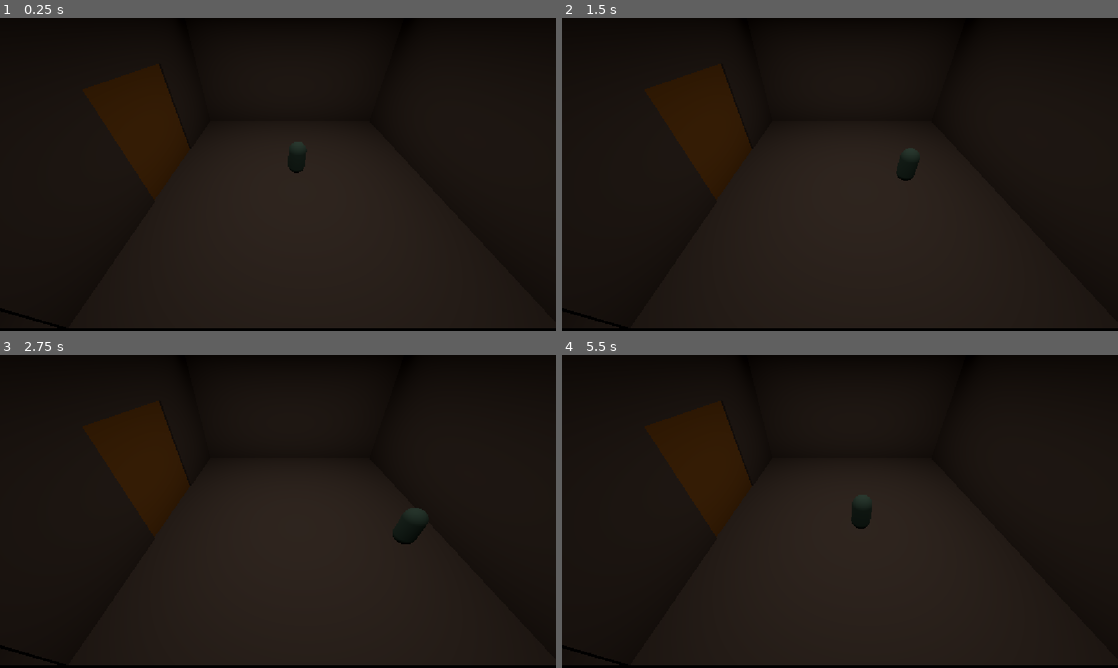
Above: before the commit, frames 1-4 (two rows, left to right).
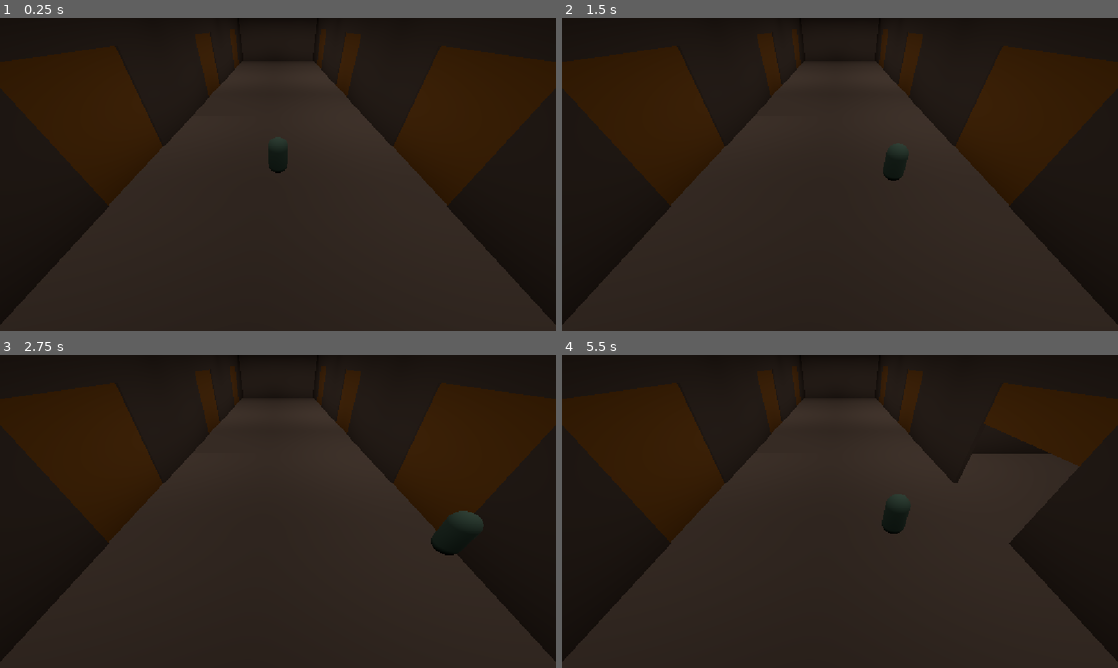
Above: after the commit, the same moments.

Repository: wahaj-47/project-century-city
Game: Godot game, scene res://main.tscn
The game is run twice, just before and just after one commit, with the same random seed, the same clock (stepped at 60 frames per second) and the same inputs.
Inputs:
- Up to frame 1 (0.25 s): no input
- Up to frame 2 (1.5 s): tap Enter at 0.5 s; hold D (move_right) 0.53-1.28 s; hold E (interact) 0.53-1.28 s; tap Space (jump) at 0.77 s; tap Ctrl (crouch, bound only after the commit) at 0.8, 1.35 s; hold S (move_backward) from 1.28 s (still down)
- Up to frame 3 (2.75 s): tap Space (jump) at 1.52 s; tap Shift (sprint, bound only after the commit) at 1.55 s; release S (move_backward) at 2.03 s; hold D (move_right) from 2.03 s (still down); hold Shift (sprint, bound only after the commit) from 2.03 s (still down); tap E (interact) at 2.3 s
- Up to frame 4 (5.5 s): release D (move_right) at 2.78 s; release Shift (sprint, bound only after the commit) at 2.78 s; hold W (move_forward) 2.78-3.53 s; tap E (interact) at 2.85, 4.55 s; tap Space (jump) at 3.02, 3.77, 4.52 s; tap Ctrl (crouch, bound only after the commit) at 3.05, 5.3 s; hold Ctrl (crouch, bound only after the commit) 3.53-4.28 s; hold A (move_left) 3.53-5.03 s; tap Shift (sprint, bound only after the commit) at 3.8, 4.35 s; hold S (move_backward) from 5.03 s (still down); hold E (interact) from 5.03 s (still down)

The runs differ from the first frame. In frame 1, 22% of the frame differs, in the area x 0-100%, y 3-100%; in frame 2, 22%; in frame 3, 22%; in frame 4, 22%.

Commit message:
movement speeds and more rooms

Diff:
--- a/door.gd
+++ b/door.gd
@@ -1,15 +1,22 @@
 extends StaticBody3D
 var isDoorOpen = false
+var doorIsMoving = false
 var movementAmount = 15
 
+func flipDoor():
+	doorIsMoving = not doorIsMoving
+
 func interact():
+	if doorIsMoving:
+		return
+	flipDoor()
 	var curPos = global_position
-	print("curPos = ", curPos.y)
+
 	var tween = create_tween()
 	if not isDoorOpen:
-		tween.tween_property(self, "position", Vector3(curPos.x, curPos.y+movementAmount, curPos.z), 1.0)
+		tween.tween_property(self, "global_position", Vector3(curPos.x, curPos.y+movementAmount, curPos.z), 1.0)
 	else:
-		tween.tween_property(self, "position", Vector3(curPos.x, curPos.y-movementAmount, curPos.z), 1.0)
+		tween.tween_property(self, "global_position", Vector3(curPos.x, curPos.y-movementAmount, curPos.z), 1.0)
 
+	tween.tween_callback(flipDoor)
 	isDoorOpen = not isDoorOpen
-	print(isDoorOpen)
--- a/door.tscn
+++ b/door.tscn
@@ -7,7 +7,7 @@
 albedo_color = Color(0.9412253, 0.69073534, 0.2725564, 1)
 
 [sub_resource type="BoxShape3D" id="BoxShape3D_dhrd0"]
-size = Vector3(0.2, 22.5, 1)
+size = Vector3(0.2, 22.5, 20)
 
 [node name="Door" type="StaticBody3D" unique_id=859078470]
 
--- a/main.tscn
+++ b/main.tscn
@@ -6,17 +6,25 @@
 [ext_resource type="PackedScene" uid="uid://bmsruei8wasj7" path="res://wall.tscn" id="2_0xm2m"]
 [ext_resource type="Script" uid="uid://0s2t2awy516s" path="res://door.gd" id="2_7mycd"]
 [ext_resource type="PackedScene" uid="uid://hlrm1xdsrb4g" path="res://doorway_wall.tscn" id="3_1bvp3"]
+[ext_resource type="Script" uid="uid://bxuon4lss1b2a" path="res://switchCam.gd" id="7_272bh"]
+
+[sub_resource type="BoxShape3D" id="BoxShape3D_2uyj2"]
+size = Vector3(208.9737, 49.529602, 1)
+
+[sub_resource type="BoxShape3D" id="BoxShape3D_dhrd0"]
+size = Vector3(1.098999, 11.961914, 20.308563)
 
 [node name="Main" type="Node" unique_id=1474689114]
 
-[node name="Door" parent="." unique_id=859078470 instance=ExtResource("1_lquwl")]
-transform = Transform3D(1, 0, 0, 0, 1, 0, 0, 0, 1, -30, 11.75394, 0)
-script = ExtResource("2_7mycd")
-
-[node name="Player" parent="." unique_id=429383614 instance=ExtResource("1_ig7tw")]
+[node name="Player" parent="." unique_id=429383614 groups=["Player"] instance=ExtResource("1_ig7tw")]
 transform = Transform3D(1, 0, 0, 0, 1, 0, 0, 0, 1, 0, 3.9384542, 0)
-
-[node name="AreaLight3D" type="AreaLight3D" parent="." unique_id=531318694]
+WALK = null
+SPRINT = null
+CROUCH = null
+
+[node name="Hallway1" type="Marker3D" parent="." unique_id=402940051]
+
+[node name="AreaLight3D" type="AreaLight3D" parent="Hallway1" unique_id=531318694]
 transform = Transform3D(1, 0, 0, 0, -4.371139e-08, 1, 0, -1, -4.371139e-08, 0, 32.448242, 4.958065)
 light_color = Color(0.76909083, 0.6363484, 0.55337226, 1)
 light_energy = 16.0
@@ -27,39 +35,368 @@
 area_range = 45.285
 area_size = Vector2(60, 60)
 
-[node name="Hallway" type="Marker3D" parent="." unique_id=402940051]
-
-[node name="rightWall" parent="Hallway" unique_id=1324519208 instance=ExtResource("2_0xm2m")]
+[node name="doorwayWall" parent="Hallway1" unique_id=713159128 instance=ExtResource("3_1bvp3")]
+transform = Transform3D(1, 0, 0, 0, 1, 0, 0, 0, 1, -30, 0, 0)
+
+[node name="doorwayWall2" parent="Hallway1" unique_id=1072212661 instance=ExtResource("3_1bvp3")]
+transform = Transform3D(1, 0, 0, 0, 1, 0, 0, 0, 1, 30, 0, 0)
+
+[node name="CameraPivot1" type="Marker3D" parent="Hallway1" unique_id=548587282]
+transform = Transform3D(1, 0, 0, 0, 0.7660444, 0.6427875, 0, -0.6427875, 0.7660444, 0, 0, 0)
+
+[node name="HallCam" type="Camera3D" parent="Hallway1/CameraPivot1" unique_id=413397705]
+transform = Transform3D(1, 0, 0, 0, 1.0000001, 5.9604645e-08, 0, -5.9604645e-08, 1.0000001, 0, 0, 40)
+fov = 81.7
+
+[node name="hallwayFloor" parent="Hallway1" unique_id=1332907276 instance=ExtResource("1_h2yge")]
+
+[node name="CollisionShape3D2" type="CollisionShape3D" parent="Hallway1/hallwayFloor" unique_id=1062624129]
+transform = Transform3D(1, 0, 0, 0, 1, 0, 0, 0, 1, 6.0689316, 15, 30)
+shape = SubResource("BoxShape3D_2uyj2")
+
+[node name="EntryPointLeft" type="Area3D" parent="Hallway1" unique_id=1767360750 node_paths=PackedStringArray("target_camera")]
+transform = Transform3D(1, 0, 0, 0, 1, 0, 0, 0, 1, -28.86981, 3.0982847, 0)
+script = ExtResource("7_272bh")
+target_camera = NodePath("../CameraPivot1/HallCam")
+
+[node name="CollisionShape3D" type="CollisionShape3D" parent="Hallway1/EntryPointLeft" unique_id=107789593]
+transform = Transform3D(1, 0, 0, 0, 1, 0, 0, 0, 1, 0.3569908, 1.3725586, -0.8847809)
+shape = SubResource("BoxShape3D_dhrd0")
+
+[node name="EntryPointRight" type="Area3D" parent="Hallway1" unique_id=1077648655 node_paths=PackedStringArray("target_camera")]
+transform = Transform3D(1, 0, 0, 0, 1, 0, 0, 0, 1, 28.8, 3.098, 0)
+script = ExtResource("7_272bh")
+target_camera = NodePath("../CameraPivot1/HallCam")
+
+[node name="CollisionShape3D" type="CollisionShape3D" parent="Hallway1/EntryPointRight" unique_id=1556245369]
+transform = Transform3D(1, 0, 0, 0, 1, 0, 0, 0, 1, 0.3569908, 1.3725586, -0.8847809)
+shape = SubResource("BoxShape3D_dhrd0")
+
+[node name="Hallway2" type="Marker3D" parent="." unique_id=1741412173]
+transform = Transform3D(1, 0, 0, 0, 1, 0, 0, 0, 1, 0, 0, -60)
+
+[node name="AreaLight3D" type="AreaLight3D" parent="Hallway2" unique_id=381843148]
+transform = Transform3D(1, 0, 0, 0, -4.371139e-08, 1, 0, -1, -4.371139e-08, 0, 32.448242, 4.958065)
+light_color = Color(0.76909083, 0.6363484, 0.55337226, 1)
+light_energy = 16.0
+light_indirect_energy = 16.0
+light_volumetric_fog_energy = 0.0
+light_size = 1.0
+shadow_enabled = true
+area_range = 45.285
+area_size = Vector2(60, 60)
+
+[node name="doorwayWall" parent="Hallway2" unique_id=1302696028 instance=ExtResource("3_1bvp3")]
+transform = Transform3D(1, 0, 0, 0, 1, 0, 0, 0, 1, -30, 0, 0)
+
+[node name="doorwayWall2" parent="Hallway2" unique_id=1071186846 instance=ExtResource("3_1bvp3")]
+transform = Transform3D(1, 0, 0, 0, 1, 0, 0, 0, 1, 30, 0, 0)
+
+[node name="hallwayFloor" parent="Hallway2" unique_id=279376061 instance=ExtResource("1_h2yge")]
+
+[node name="EntryPointLeft" type="Area3D" parent="Hallway2" unique_id=577463582 node_paths=PackedStringArray("target_camera")]
+transform = Transform3D(1, 0, 0, 0, 1, 0, 0, 0, 1, -28.86981, 3.0982847, 0)
+script = ExtResource("7_272bh")
+target_camera = NodePath("../../Hallway1/CameraPivot1/HallCam")
+
+[node name="CollisionShape3D" type="CollisionShape3D" parent="Hallway2/EntryPointLeft" unique_id=1190308162]
+transform = Transform3D(1, 0, 0, 0, 1, 0, 0, 0, 1, 0.3569908, 1.3725586, -0.8847809)
+shape = SubResource("BoxShape3D_dhrd0")
+
+[node name="EntryPointRight" type="Area3D" parent="Hallway2" unique_id=189903081 node_paths=PackedStringArray("target_camera")]
+transform = Transform3D(1, 0, 0, 0, 1, 0, 0, 0, 1, 28.87, 3.098, 0)
+script = ExtResource("7_272bh")
+target_camera = NodePath("../../Hallway1/CameraPivot1/HallCam")
+
+[node name="CollisionShape3D" type="CollisionShape3D" parent="Hallway2/EntryPointRight" unique_id=52476772]
+transform = Transform3D(1, 0, 0, 0, 1, 0, 0, 0, 1, 0.3569908, 1.3725586, -0.8847809)
+shape = SubResource("BoxShape3D_dhrd0")
+
+[node name="Hallway3" type="Marker3D" parent="." unique_id=1979252539]
+transform = Transform3D(1, 0, 0, 0, 1, 0, 0, 0, 1, 0, 0, -120)
+
+[node name="AreaLight3D" type="AreaLight3D" parent="Hallway3" unique_id=754570885]
+transform = Transform3D(1, 0, 0, 0, -4.371139e-08, 1, 0, -1, -4.371139e-08, 0, 32.448242, 4.958065)
+light_color = Color(0.76909083, 0.6363484, 0.55337226, 1)
+light_energy = 16.0
+light_indirect_energy = 16.0
+light_volumetric_fog_energy = 0.0
+light_size = 1.0
+shadow_enabled = true
+area_range = 45.285
+area_size = Vector2(60, 60)
+
+[node name="doorwayWall" parent="Hallway3" unique_id=544209556 instance=ExtResource("3_1bvp3")]
+transform = Transform3D(1, 0, 0, 0, 1, 0, 0, 0, 1, -30, 0, 0)
+
+[node name="doorwayWall2" parent="Hallway3" unique_id=1279361463 instance=ExtResource("3_1bvp3")]
+transform = Transform3D(1, 0, 0, 0, 1, 0, 0, 0, 1, 30, 0, 0)
+
+[node name="frontWall" parent="Hallway3" unique_id=320806960 instance=ExtResource("2_0xm2m")]
+transform = Transform3D(1, 0, 0, 0, 1, 0, 0, 0, 1, 0, 15, -30)
+
+[node name="hallwayFloor" parent="Hallway3" unique_id=1586586807 instance=ExtResource("1_h2yge")]
+
+[node name="EntryPointLeft" type="Area3D" parent="Hallway3" unique_id=1042418875 node_paths=PackedStringArray("target_camera")]
+transform = Transform3D(1, 0, 0, 0, 1, 0, 0, 0, 1, -28.86981, 3.0982847, 0)
+script = ExtResource("7_272bh")
+target_camera = NodePath("../../Hallway1/CameraPivot1/HallCam")
+
+[node name="CollisionShape3D" type="CollisionShape3D" parent="Hallway3/EntryPointLeft" unique_id=1789579317]
+transform = Transform3D(1, 0, 0, 0, 1, 0, 0, 0, 1, 0.3569908, 1.3725586, -0.8847809)
+shape = SubResource("BoxShape3D_dhrd0")
+
+[node name="EntryPointRight" type="Area3D" parent="Hallway3" unique_id=544374336 node_paths=PackedStringArray("target_camera")]
+transform = Transform3D(1, 0, 0, 0, 1, 0, 0, 0, 1, 28.87, 3.098, 0)
+script = ExtResource("7_272bh")
+target_camera = NodePath("../../Hallway1/CameraPivot1/HallCam")
+
+[node name="CollisionShape3D" type="CollisionShape3D" parent="Hallway3/EntryPointRight" unique_id=1517227319]
+transform = Transform3D(1, 0, 0, 0, 1, 0, 0, 0, 1, 0.3569908, 1.3725586, -0.8847809)
+shape = SubResource("BoxShape3D_dhrd0")
+
+[node name="Room1" type="Marker3D" parent="." unique_id=966621817]
+transform = Transform3D(1, 0, 0, 0, 1, 0, 0, 0, 1, -60, 0, 0)
+
+[node name="AreaLight3D2" type="AreaLight3D" parent="Room1" unique_id=1840177387]
+transform = Transform3D(1, 0, 0, 0, -4.371139e-08, 1, 0, -1, -4.371139e-08, -2.374054, 32.448242, 4.958065)
+light_color = Color(0.76909083, 0.6363484, 0.55337226, 1)
+light_energy = 16.0
+light_indirect_energy = 16.0
+light_volumetric_fog_energy = 0.0
+light_size = 1.0
+shadow_enabled = true
+area_range = 45.285
+area_size = Vector2(60, 60)
+
+[node name="EntryPoint2" type="Area3D" parent="Room1" unique_id=446433907 node_paths=PackedStringArray("target_camera")]
+transform = Transform3D(1, 0, 0, 0, 1, 0, 0, 0, 1, 26.583199, 3.0982847, 0)
+script = ExtResource("7_272bh")
+target_camera = NodePath("../CameraPivot/RoomCam")
+
+[node name="CollisionShape3D" type="CollisionShape3D" parent="Room1/EntryPoint2" unique_id=1562097055]
+transform = Transform3D(1, 0, 0, 0, 1, 0, 0, 0, 1, 0.594635, 1.3725586, -0.8847809)
+shape = SubResource("BoxShape3D_dhrd0")
+
+[node name="leftWall" parent="Room1" unique_id=1389754194 instance=ExtResource("2_0xm2m")]
+transform = Transform3D(-4.371139e-08, 0, 1, 0, 1, 0, -1, 0, -4.371139e-08, -30, 15, 0)
+
+[node name="frontWall" parent="Room1" unique_id=1239612546 instance=ExtResource("2_0xm2m")]
+transform = Transform3D(1, 0, 0, 0, 1, 0, 0, 0, 1, 0, 15, -30)
+
+[node name="CameraPivot" type="Marker3D" parent="Room1" unique_id=1199195094]
+transform = Transform3D(1, 0, 0, 0, 0.7660444, 0.6427875, 0, -0.6427875, 0.7660444, 0, 0, 0)
+
+[node name="RoomCam" type="Camera3D" parent="Room1/CameraPivot" unique_id=1395412225]
+transform = Transform3D(1, 0, 0, 0, 1.0000002, -5.9604645e-08, 0, 5.9604645e-08, 1.0000002, 0, 5, 40)
+
+[node name="hallwayFloor" parent="Room1" unique_id=311166820 instance=ExtResource("1_h2yge")]
+
+[node name="Door" parent="Room1" unique_id=859078470 instance=ExtResource("1_lquwl")]
+transform = Transform3D(1, 0, 0, 0, 1, 0, 0, 0, 1, 30, 11.75394, 0)
+script = ExtResource("2_7mycd")
+
+[node name="Room2" type="Marker3D" parent="." unique_id=1530858509]
+transform = Transform3D(1, 0, 0, 0, 1, 0, 0, 0, 1, -60, 0, -60)
+
+[node name="AreaLight3D2" type="AreaLight3D" parent="Room2" unique_id=2133834609]
+transform = Transform3D(1, 0, 0, 0, -4.371139e-08, 1, 0, -1, -4.371139e-08, -2.374054, 32.448242, 4.958065)
+light_color = Color(0.76909083, 0.6363484, 0.55337226, 1)
+light_energy = 16.0
+light_indirect_energy = 16.0
+light_volumetric_fog_energy = 0.0
+light_size = 1.0
+shadow_enabled = true
+area_range = 45.285
+area_size = Vector2(60, 60)
+
+[node name="EntryPoint2" type="Area3D" parent="Room2" unique_id=1643812204 node_paths=PackedStringArray("target_camera")]
+transform = Transform3D(1, 0, 0, 0, 1, 0, 0, 0, 1, 26.583199, 3.0982847, 0)
+script = ExtResource("7_272bh")
+target_camera = NodePath("../CameraPivot/RoomCam")
+
+[node name="CollisionShape3D" type="CollisionShape3D" parent="Room2/EntryPoint2" unique_id=31242187]
+transform = Transform3D(1, 0, 0, 0, 1, 0, 0, 0, 1, 0.594635, 1.3725586, -0.8847809)
+shape = SubResource("BoxShape3D_dhrd0")
+
+[node name="leftWall" parent="Room2" unique_id=887587610 instance=ExtResource("2_0xm2m")]
+transform = Transform3D(-4.371139e-08, 0, 1, 0, 1, 0, -1, 0, -4.371139e-08, -30, 15, 0)
+
+[node name="frontWall" parent="Room2" unique_id=1077812537 instance=ExtResource("2_0xm2m")]
+transform = Transform3D(1, 0, 0, 0, 1, 0, 0, 0, 1, 0, 15, -30)
+
+[node name="CameraPivot" type="Marker3D" parent="Room2" unique_id=2007678704]
+transform = Transform3D(1, 0, 0, 0, 0.7660444, 0.6427875, 0, -0.6427875, 0.7660444, 0, 0, 0)
+
+[node name="RoomCam" type="Camera3D" parent="Room2/CameraPivot" unique_id=1535236581]
+transform = Transform3D(1, 0, 0, 0, 1.0000002, -5.9604645e-08, 0, 5.9604645e-08, 1.0000002, 0, 5, 40)
+
+[node name="hallwayFloor" parent="Room2" unique_id=179177409 instance=ExtResource("1_h2yge")]
+
+[node name="Door" parent="Room2" unique_id=1559373064 instance=ExtResource("1_lquwl")]
+transform = Transform3D(1, 0, 0, 0, 1, 0, 0, 0, 1, 30, 11.75394, 0)
+script = ExtResource("2_7mycd")
+
+[node name="Room3" type="Marker3D" parent="." unique_id=1668458800]
+transform = Transform3D(1, 0, 0, 0, 1, 0, 0, 0, 1, -60, 0, -120)
+
+[node name="AreaLight3D2" type="AreaLight3D" parent="Room3" unique_id=590990937]
+transform = Transform3D(1, 0, 0, 0, -4.371139e-08, 1, 0, -1, -4.371139e-08, -2.374054, 32.448242, 4.958065)
+light_color = Color(0.76909083, 0.6363484, 0.55337226, 1)
+light_energy = 16.0
+light_indirect_energy = 16.0
+light_volumetric_fog_energy = 0.0
+light_size = 1.0
+shadow_enabled = true
+area_range = 45.285
+area_size = Vector2(60, 60)
+
+[node name="EntryPoint2" type="Area3D" parent="Room3" unique_id=712102615 node_paths=PackedStringArray("target_camera")]
+transform = Transform3D(1, 0, 0, 0, 1, 0, 0, 0, 1, 26.583199, 3.0982847, 0)
+script = ExtResource("7_272bh")
+target_camera = NodePath("../CameraPivot/RoomCam")
+
+[node name="CollisionShape3D" type="CollisionShape3D" parent="Room3/EntryPoint2" unique_id=1073626346]
+transform = Transform3D(1, 0, 0, 0, 1, 0, 0, 0, 1, 0.594635, 1.3725586, -0.8847809)
+shape = SubResource("BoxShape3D_dhrd0")
+
+[node name="leftWall" parent="Room3" unique_id=1196847603 instance=ExtResource("2_0xm2m")]
+transform = Transform3D(-4.371139e-08, 0, 1, 0, 1, 0, -1, 0, -4.371139e-08, -30, 15, 0)
+
+[node name="frontWall" parent="Room3" unique_id=35779716 instance=ExtResource("2_0xm2m")]
+transform = Transform3D(1, 0, 0, 0, 1, 0, 0, 0, 1, 0, 15, -30)
+
+[node name="CameraPivot" type="Marker3D" parent="Room3" unique_id=1905867821]
+transform = Transform3D(1, 0, 0, 0, 0.7660444, 0.6427875, 0, -0.6427875, 0.7660444, 0, 0, 0)
+
+[node name="RoomCam" type="Camera3D" parent="Room3/CameraPivot" unique_id=2112217497]
+transform = Transform3D(1, 0, 0, 0, 1.0000002, -5.9604645e-08, 0, 5.9604645e-08, 1.0000002, 0, 5, 40)
+
+[node name="hallwayFloor" parent="Room3" unique_id=93129604 instance=ExtResource("1_h2yge")]
+
+[node name="Door" parent="Room3" unique_id=1612169094 instance=ExtResource("1_lquwl")]
+transform = Transform3D(1, 0, 0, 0, 1, 0, 0, 0, 1, 30, 11.75394, 0)
+script = ExtResource("2_7mycd")
+
+[node name="Room4" type="Marker3D" parent="." unique_id=1914150127]
+transform = Transform3D(1, 0, 0, 0, 1, 0, 0, 0, 1, 60, 0, -120)
+
+[node name="AreaLight3D2" type="AreaLight3D" parent="Room4" unique_id=608009630]
+transform = Transform3D(1, 0, 0, 0, -4.371139e-08, 1, 0, -1, -4.371139e-08, -2.374054, 32.448242, 4.958065)
+light_color = Color(0.76909083, 0.6363484, 0.55337226, 1)
+light_energy = 16.0
+light_indirect_energy = 16.0
+light_volumetric_fog_energy = 0.0
+light_size = 1.0
+shadow_enabled = true
+area_range = 45.285
+area_size = Vector2(60, 60)
+
+[node name="EntryPoint2" type="Area3D" parent="Room4" unique_id=2034139739 node_paths=PackedStringArray("target_camera")]
+transform = Transform3D(1, 0, 0, 0, 1, 0, 0, 0, 1, -26.5, 3.098, 0)
+script = ExtResource("7_272bh")
+target_camera = NodePath("../CameraPivot/RoomCam")
+
+[node name="CollisionShape3D" type="CollisionShape3D" parent="Room4/EntryPoint2" unique_id=883284407]
+transform = Transform3D(1, 0, 0, 0, 1, 0, 0, 0, 1, 0.594635, 1.3725586, -0.8847809)
+shape = SubResource("BoxShape3D_dhrd0")
+
+[node name="leftWall" parent="Room4" unique_id=924173895 instance=ExtResource("2_0xm2m")]
 transform = Transform3D(-4.371139e-08, 0, 1, 0, 1, 0, -1, 0, -4.371139e-08, 30, 15, 0)
 
-[node name="doorwayWall" parent="Hallway" unique_id=713159128 instance=ExtResource("3_1bvp3")]
-transform = Transform3D(1, 0, 0, 0, 1, 0, 0, 0, 1, -30, 0, 0)
-
-[node name="frontWall" parent="Hallway" unique_id=372741030 instance=ExtResource("2_0xm2m")]
-transform = Transform3D(1, 0, 0, 0, 1, 0, 0, 0, 1, 0, 15, -30)
-
-[node name="CameraPivot" type="Marker3D" parent="Hallway" unique_id=548587282]
-transform = Transform3D(1, 0, 0, 0, 0.7660444, 0.6427875, 0, -0.6427875, 0.7660444, 0, 0, 0)
-
-[node name="Camera3D" type="Camera3D" parent="Hallway/CameraPivot" unique_id=413397705]
-transform = Transform3D(1, 0, 0, 0, 1.0000001, 5.9604645e-08, 0, -5.9604645e-08, 1.0000001, -4.4309506, -0.070013046, 45.30841)
-fov = 81.7
-
-[node name="hallwayFloor" parent="Hallway" unique_id=1332907276 instance=ExtResource("1_h2yge")]
-
-[node name="Hallway2" type="Marker3D" parent="." unique_id=966621817]
-transform = Transform3D(1, 0, 0, 0, 1, 0, 0, 0, 1, -60, 0, 0)
-
-[node name="leftWall" parent="Hallway2" unique_id=1389754194 instance=ExtResource("2_0xm2m")]
-transform = Transform3D(-4.371139e-08, 0, 1, 0, 1, 0, -1, 0, -4.371139e-08, -30, 15, 0)
-
-[node name="frontWall" parent="Hallway2" unique_id=1239612546 instance=ExtResource("2_0xm2m")]
-transform = Transform3D(1, 0, 0, 0, 1, 0, 0, 0, 1, 0, 15, -30)
-
-[node name="CameraPivot" type="Marker3D" parent="Hallway2" unique_id=1199195094]
-transform = Transform3D(1, 0, 0, 0, 0.7660444, 0.6427875, 0, -0.6427875, 0.7660444, 0, 0, 0)
-
-[node name="Camera3D" type="Camera3D" parent="Hallway2/CameraPivot" unique_id=1395412225]
-transform = Transform3D(1, 0, 0, 0, 1, 0, 0, 0, 1, 0, 0, 45)
-
-[node name="hallwayFloor" parent="Hallway2" unique_id=311166820 instance=ExtResource("1_h2yge")]
+[node name="frontWall" parent="Room4" unique_id=2065662891 instance=ExtResource("2_0xm2m")]
+transform = Transform3D(1, 0, 0, 0, 1, 0, 0, 0, 1, 0, 15, -30)
+
+[node name="CameraPivot" type="Marker3D" parent="Room4" unique_id=623866616]
+transform = Transform3D(1, 0, 0, 0, 0.7660444, 0.6427875, 0, -0.6427875, 0.7660444, 0, 0, 0)
+
+[node name="RoomCam" type="Camera3D" parent="Room4/CameraPivot" unique_id=1556544266]
+transform = Transform3D(1, 0, 0, 0, 1.0000002, -5.9604645e-08, 0, 5.9604645e-08, 1.0000002, 0, 5, 40)
+
+[node name="hallwayFloor" parent="Room4" unique_id=1833431489 instance=ExtResource("1_h2yge")]
+
+[node name="Door" parent="Room4" unique_id=47345616 instance=ExtResource("1_lquwl")]
+transform = Transform3D(1, 0, 0, 0, 1, 0, 0, 0, 1, -30, 11.754, 0)
+script = ExtResource("2_7mycd")
+
+[node name="Room5" type="Marker3D" parent="." unique_id=1962879234]
+transform = Transform3D(1, 0, 0, 0, 1, 0, 0, 0, 1, 60, 0, -60)
+
+[node name="AreaLight3D2" type="AreaLight3D" parent="Room5" unique_id=1111738246]
+transform = Transform3D(1, 0, 0, 0, -4.371139e-08, 1, 0, -1, -4.371139e-08, -2.374054, 32.448242, 4.958065)
+light_color = Color(0.76909083, 0.6363484, 0.55337226, 1)
+light_energy = 16.0
+light_indirect_energy = 16.0
+light_volumetric_fog_energy = 0.0
+light_size = 1.0
+shadow_enabled = true
+area_range = 45.285
+area_size = Vector2(60, 60)
+
+[node name="EntryPoint2" type="Area3D" parent="Room5" unique_id=591962296 node_paths=PackedStringArray("target_camera")]
+transform = Transform3D(1, 0, 0, 0, 1, 0, 0, 0, 1, -26.5, 3.098, 0)
+script = ExtResource("7_272bh")
+target_camera = NodePath("../CameraPivot/RoomCam")
+
+[node name="CollisionShape3D" type="CollisionShape3D" parent="Room5/EntryPoint2" unique_id=780376173]
+transform = Transform3D(1, 0, 0, 0, 1, 0, 0, 0, 1, 0.594635, 1.3725586, -0.8847809)
+shape = SubResource("BoxShape3D_dhrd0")
+
+[node name="leftWall" parent="Room5" unique_id=1296998220 instance=ExtResource("2_0xm2m")]
+transform = Transform3D(-4.371139e-08, 0, 1, 0, 1, 0, -1, 0, -4.371139e-08, 30, 15, 0)
+
+[node name="frontWall" parent="Room5" unique_id=284223174 instance=ExtResource("2_0xm2m")]
+transform = Transform3D(1, 0, 0, 0, 1, 0, 0, 0, 1, 0, 15, -30)
+
+[node name="CameraPivot" type="Marker3D" parent="Room5" unique_id=1085292632]
+transform = Transform3D(1, 0, 0, 0, 0.7660444, 0.6427875, 0, -0.6427875, 0.7660444, 0, 0, 0)
+
+[node name="RoomCam" type="Camera3D" parent="Room5/CameraPivot" unique_id=478537323]
+transform = Transform3D(1, 0, 0, 0, 1.0000002, -5.9604645e-08, 0, 5.9604645e-08, 1.0000002, 0, 5, 40)
+
+[node name="hallwayFloor" parent="Room5" unique_id=621944575 instance=ExtResource("1_h2yge")]
+
+[node name="Door" parent="Room5" unique_id=733938078 instance=ExtResource("1_lquwl")]
+transform = Transform3D(1, 0, 0, 0, 1, 0, 0, 0, 1, -30, 11.754, 0)
+script = ExtResource("2_7mycd")
+
+[node name="Room6" type="Marker3D" parent="." unique_id=2072307250]
+transform = Transform3D(1, 0, 0, 0, 1, 0, 0, 0, 1, 60, 0, 0)
+
+[node name="AreaLight3D2" type="AreaLight3D" parent="Room6" unique_id=616584856]
+transform = Transform3D(1, 0, 0, 0, -4.371139e-08, 1, 0, -1, -4.371139e-08, -2.374054, 32.448242, 4.958065)
+light_color = Color(0.76909083, 0.6363484, 0.55337226, 1)
+light_energy = 16.0
+light_indirect_energy = 16.0
+light_volumetric_fog_energy = 0.0
+light_size = 1.0
+shadow_enabled = true
+area_range = 45.285
+area_size = Vector2(60, 60)
+
+[node name="EntryPoint2" type="Area3D" parent="Room6" unique_id=1950223111 node_paths=PackedStringArray("target_camera")]
+transform = Transform3D(1, 0, 0, 0, 1, 0, 0, 0, 1, -26.583, 3.098, 0)
+script = ExtResource("7_272bh")
+target_camera = NodePath("../CameraPivot/RoomCam")
+
+[node name="CollisionShape3D" type="CollisionShape3D" parent="Room6/EntryPoint2" unique_id=1546509786]
+transform = Transform3D(1, 0, 0, 0, 1, 0, 0, 0, 1, 0.594635, 1.3725586, -0.8847809)
+shape = SubResource("BoxShape3D_dhrd0")
+
+[node name="leftWall" parent="Room6" unique_id=1736353867 instance=ExtResource("2_0xm2m")]
+transform = Transform3D(-4.371139e-08, 0, 1, 0, 1, 0, -1, 0, -4.371139e-08, 30, 15, 0)
+
+[node name="frontWall" parent="Room6" unique_id=740151483 instance=ExtResource("2_0xm2m")]
+transform = Transform3D(1, 0, 0, 0, 1, 0, 0, 0, 1, 0, 15, -30)
+
+[node name="CameraPivot" type="Marker3D" parent="Room6" unique_id=788418149]
+transform = Transform3D(1, 0, 0, 0, 0.7660444, 0.6427875, 0, -0.6427875, 0.7660444, 0, 0, 0)
+
+[node name="RoomCam" type="Camera3D" parent="Room6/CameraPivot" unique_id=1729766777]
+transform = Transform3D(1, 0, 0, 0, 1.0000002, -5.9604645e-08, 0, 5.9604645e-08, 1.0000002, 0, 5, 40)
+
+[node name="hallwayFloor" parent="Room6" unique_id=26752023 instance=ExtResource("1_h2yge")]
+
+[node name="Door" parent="Room6" unique_id=1208394625 instance=ExtResource("1_lquwl")]
+transform = Transform3D(1, 0, 0, 0, 1, 0, 0, 0, 1, -30, 11.754, 0)
+script = ExtResource("2_7mycd")
--- a/player.gd
+++ b/player.gd
@@ -1,11 +1,13 @@
 extends CharacterBody3D
 
-
-@export var SPEED = 14
+var WALK: float = 15
+var SPRINT: float = 25
+var CROUCH: float = 8
 #@export var JUMP_VELOCITY = 4.5
 
+var SPEED: float
+
 @onready var interaction_zone = $InteractionZone
-
 
 func _physics_process(delta: float) -> void:
 	# Add the gravity.
@@ -15,6 +17,20 @@
 	## Handle jump.
 	#if Input.is_action_just_pressed("jump") and is_on_floor():
 		#velocity.y = JUMP_VELOCITY
+
+	### Check if sprinting
+	if Input.is_action_pressed("crouch"):
+		SPEED = CROUCH
+		$Pivot/Character.scale.y = 0.5
+		$Pivot/Character.position.y = -2.0
+	elif Input.is_action_just_released("crouch"):
+		$Pivot/Character.scale.y = 1.0
+		$Pivot/Character.position.y = 0
+		#SPEED = WALK
+	elif Input.is_action_pressed("sprint"):
+		SPEED = SPRINT
+	else:
+		SPEED = WALK
 
 	# Get the input direction and handle the movement/deceleration.
 	# As good practice, you should replace UI actions with custom gameplay actions.
--- a/project.godot
+++ b/project.godot
@@ -61,6 +61,16 @@
 "events": [Object(InputEventKey,"resource_local_to_scene":false,"resource_name":"","device":-1,"window_id":0,"alt_press …(192 unchanged characters)…
 ]
 }
+sprint={
+"deadzone": 0.2,
+"events": [Object(InputEventKey,"resource_local_to_scene":false,"resource_name":"","device":-1,"window_id":0,"alt_pressed":false,"shift_pressed":false,"ctrl_pressed":false,"meta_pressed":false,"pressed":false,"keycode":0,"physical_keycode":4194325,"key_label":0,"unicode":0,"location":0,"echo":false,"script":null)
+]
+}
+crouch={
+"deadzone": 0.2,
+"events": [Object(InputEventKey,"resource_local_to_scene":false,"resource_name":"","device":-1,"window_id":0,"alt_pressed":false,"shift_pressed":false,"ctrl_pressed":false,"meta_pressed":false,"pressed":false,"keycode":0,"physical_keycode":4194326,"key_label":0,"unicode":0,"location":0,"echo":false,"script":null)
+]
+}
 
 [physics]
 
--- /dev/null
+++ b/switchCam.gd
@@ -0,0 +1,10 @@
+extends Area3D
+
+@export var target_camera: Camera3D
+
+func _ready() -> void:
+	body_entered.connect(_on_body_entered)
+
+func _on_body_entered(body: Node3D) -> void:
+	if body.is_in_group("Player"):
+		target_camera.make_current()
Not shown, added: switchCam.gd.uid
Not shown, added: main.tscn417365790.tmp
Not shown, added: main.tscn424557579.tmp
